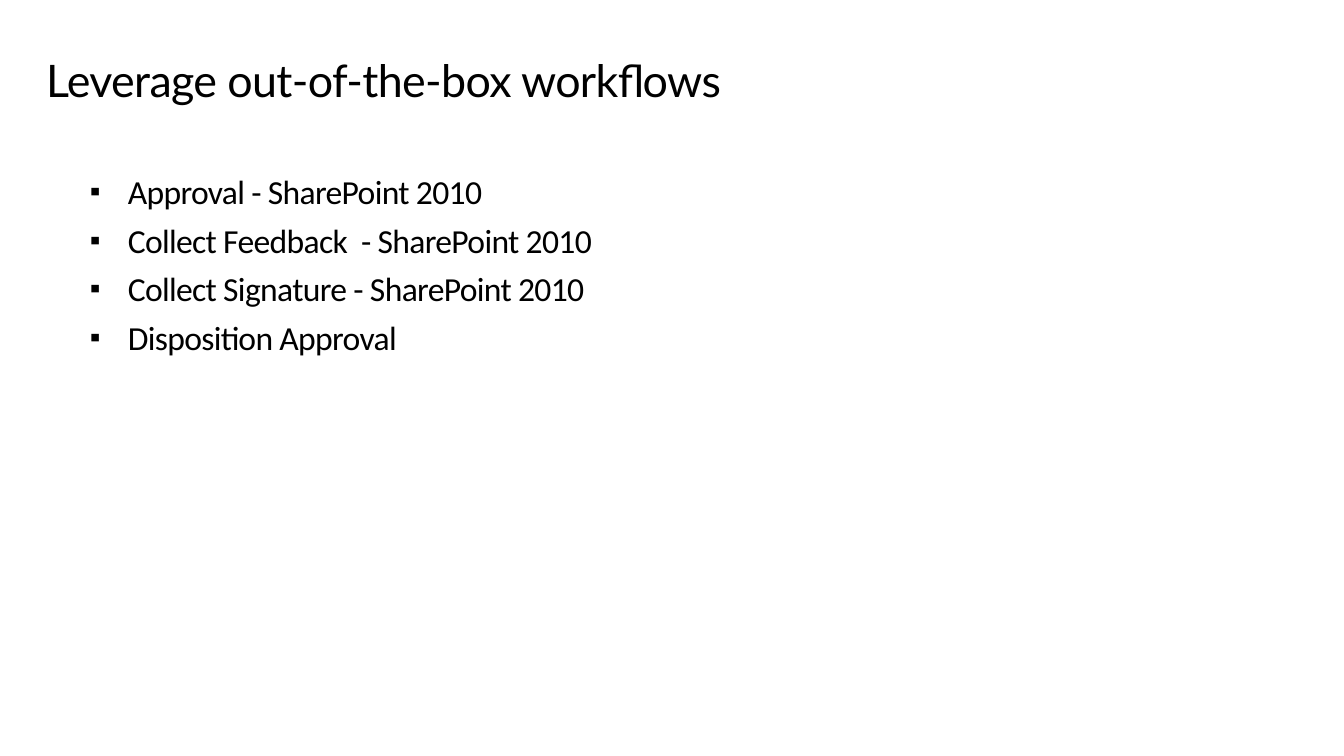
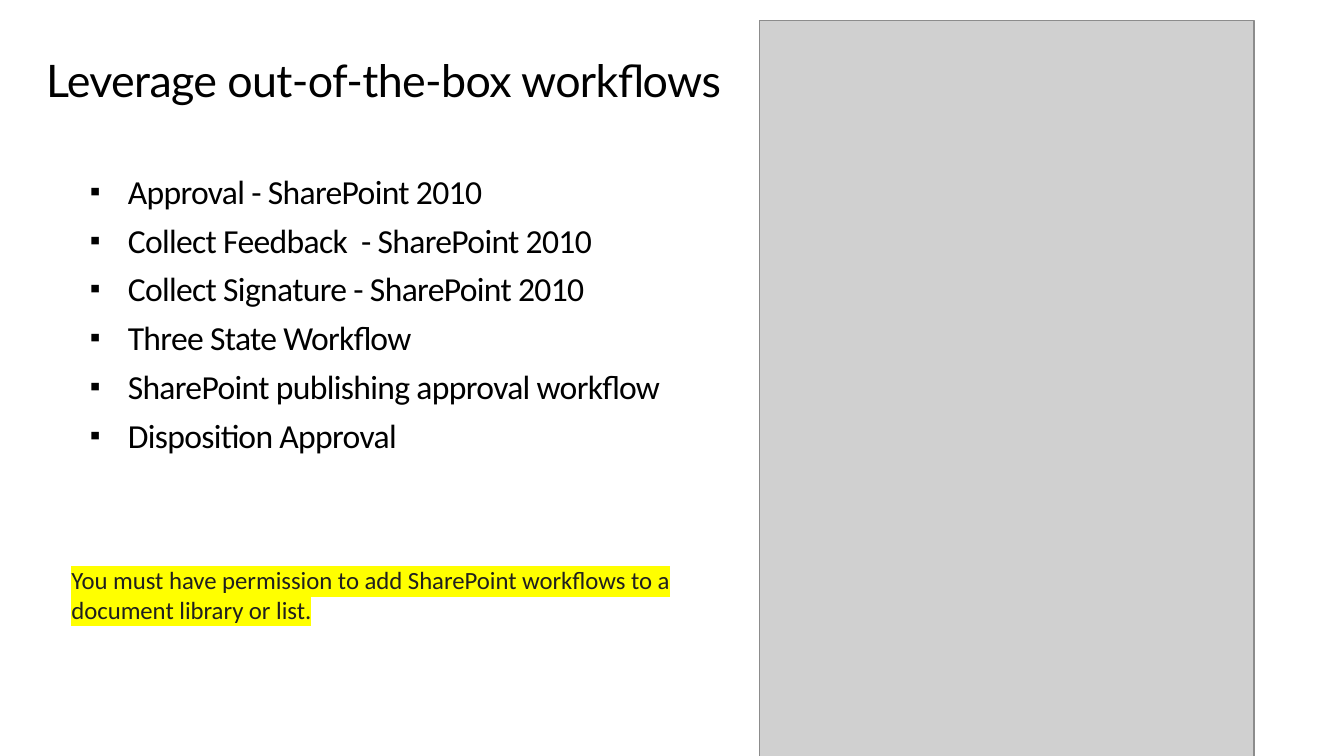
Before and after one commit to JPOWER4/SharePoint-2019-Training, a slide deck: slide 4 of Microsoft SharePoint 2019 Module 8.pptx (slide 3 before the commit). Drawn at 1344x756 pixels with LibreOffice and Linux fonts; fonts in the diff are those of the drawing; grey boxes stand for pictures. Boxes give left, top, right and bottom in pixels: in the first picture for what was removed or moved away, otherwise in the second. Text is boxed around its words. In the diff, an @@ line names an element or a change of style, - is before the commit and + after.

```diff
--- a/Microsoft SharePoint 2019 Module 8.pptx
+++ b/Microsoft SharePoint 2019 Module 8.pptx
@@ picture added at [760,20,1254,756] @@
@@ text at [128,326,660,405]: paragraphs added @@
+▪ Three State Workflow
+▪ SharePoint publishing approval workflow
@@ text added at [71,571,670,623], 17.6 pt, text #1F1F1F @@
+You must have permission to add SharePoint workflows to a document library or list.
```
Also in this commit, not shown: 1 slide added, 2 other files.
